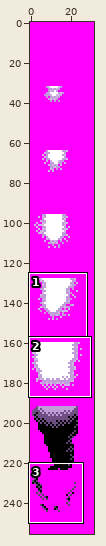
File history of a sprite sheet, graphics/sprite_question_body.png. The picture above shows the old version from afar; the outline marks the close-up.
Close-up. The starting point:
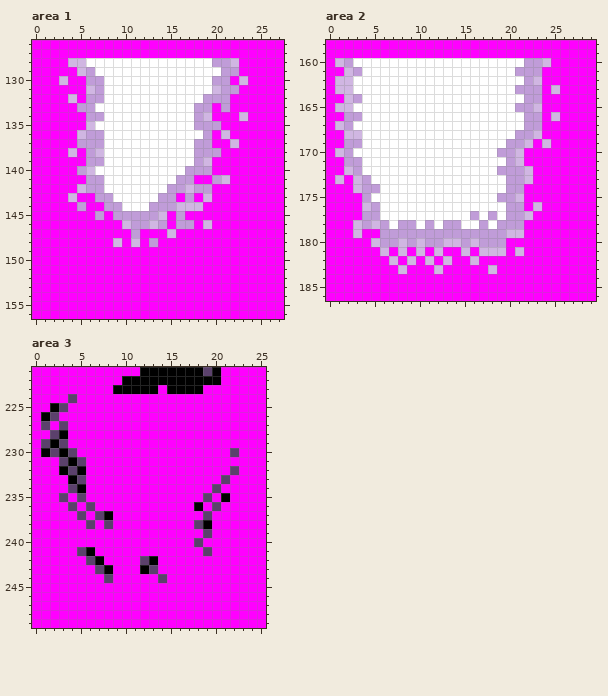
The file is 32x256 pixels. Shown: area 1: x 0..27, y 126..156; area 2: x 0..29, y 158..186; area 3: x 0..25, y 221..249. The commit also changed other parts of the picture, which this record leaves out.
After:
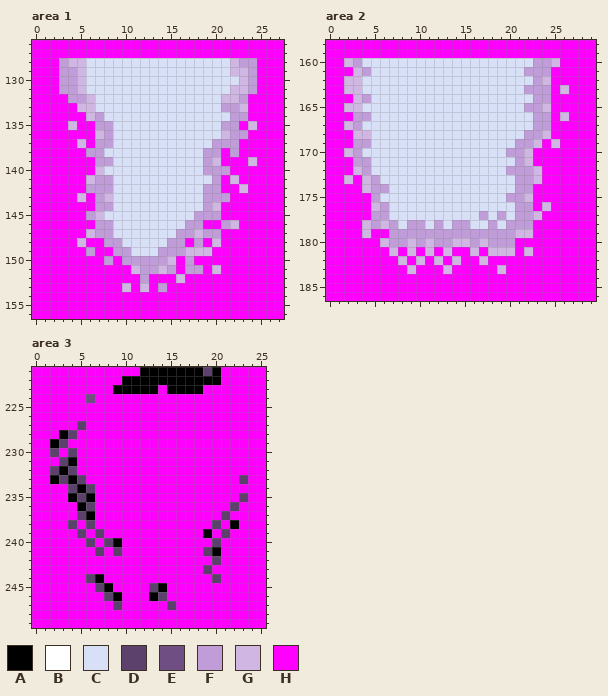
Palette (. is transparent): A #000000  B #ffffff  C #d8e0f8  D #5b416c  E #6e4e83  F #c09cd8  G #d0b6e2  H #ff00ff
Changes in this commit:
Changed rows in their new state; - is an unchanged pixel.
Area 1:
first column x 3:
128 F--CCCCCCCCCCCCCCCC-FF
129 FF-CCCCCCCCCCCCCCCCGGF
130 FFGCCCCCCCCCCCCCCCCC-F
131 FFGCCCCCCCCCCCCCCCCGGF
132 -FFGCCCCCCCCCCCCCCGGF-
133 --GGCCCCCCCCCCCCCC-FG-
134 ---G-CCCCCCCCCCCCCCFF-
135 -G-HFFCCCCCCCCCCCCFF-G
136 --HHGFCCCCCCCCCCCC-FF-
137 --GH-FCCCCCCCCCCCFFF--
138 -H--FCCCCCCCCCCC---F--
139 ---H-FCCCCCCCCCCFG---G
140 --HHGCCCCCCCCCCC-FF---
141 ---G-FCCCCCCCCCCC-HG--
142 --H--FCCCCCCCCCC-F--G-
143 -HG--GCCCCCCCCCCFFF---
144 --H-F-CCCCCCCCCCFG----
145 ---FGCCCCCCCCCCFFF----
146 ----FFCCCCCCCC-FH-FG--
147 ---GFFCCCCCCCFFGFF----
148 --G--FFCCCCCFF-F-G----
149 ---F--FFCCCFFFGGG-----
150 -----F-FFFFFG-F-------
151 --------GFFGF-FF-G----
152 ---------F---G--------
153 -------G-G-F----------
Area 2:
first column x 1:
160 HGFCCCCCCCCCCCCCCCCCCC-FG-
161 -HGFCCCCCCCCCCCCCCCCC--F--
162 H-GCCCCCCCCCCCCCCCCCCCFG--
163 H-GCCCCCCCCCCCCCCCCCC--FHG
164 -HGFCCCCCCCCCCCCCCCCCC-F--
165 H-GCCCCCCCCCCCCCCCCCC-FG--
166 -H-FCCCCCCCCCCCCCCCCCC-FHG
167 HGFCCCCCCCCCCCCCCCCCCC-F--
168 -H-GCCCCCCCCCCCCCCCCC-FG--
169 -H-FCCCCCCCCCCCCCCCC-FGHG-
170 HGFCCCCCCCCCCCCCCCC-FG----
171 -H-FCCCCCCCCCCCCCCCCFG----
172 -HGFCCCCCCCCCCCCCCC--FG---
173 HGHGFCCCCCCCCCCCCCCC-FG---
174 --HG-FCCCCCCCCCCCCCC-F----
175 ---HFCCCCCCCCCCCCCC-FG----
176 ---HGFCCCCCCCCCCCCCC-FHG--
177 ---H-FCCCCCCCCCCFCFC-FG---
178 --HGFGFC-FCFC-FCCFC--F----
179 --HG-H-------------F-G----
180 ----HG-FGFG-F-GFG--F------
181 -----HGHGHGHG-HGH--GHG----
182 ------HGHGHGHG-HG---------
183 -------HG--HG----HG-------
Area 3:
first column x 1:
224 ---H-E-----------------
225 -HH--------------------
226 HH---------------------
227 H-H-D------------------
228 -H-D-------------------
229 H----------------------
230 H-H------------------H-
231 ----H------------------
232 -D--H----------------H-
233 -AD-----------------H-D
234 -----D-------------H---
235 --HA-A------------H-H-D
236 ---HA------------H-H-D-
237 -----AHH----------H-D--
238 ---D---H---------HHD-A-
239 ----D-D-----------A-D--
240 -----D-DA--------H-D---
241 ----HHD-D----------A---
242 -----HH----HH------D---
243 ------HH---HH-----D----
244 -----DAH-----H-----D---
245 ------DA----DA---------
246 -------DA---AD---------
247 --------D-----D--------
Boxes around the changes in both close-ups, in picture pixels (x1, y1, x2, y2):
changed: (59, 58, 257, 292)
changed: (335, 58, 569, 274)
changed: (41, 394, 248, 610)
